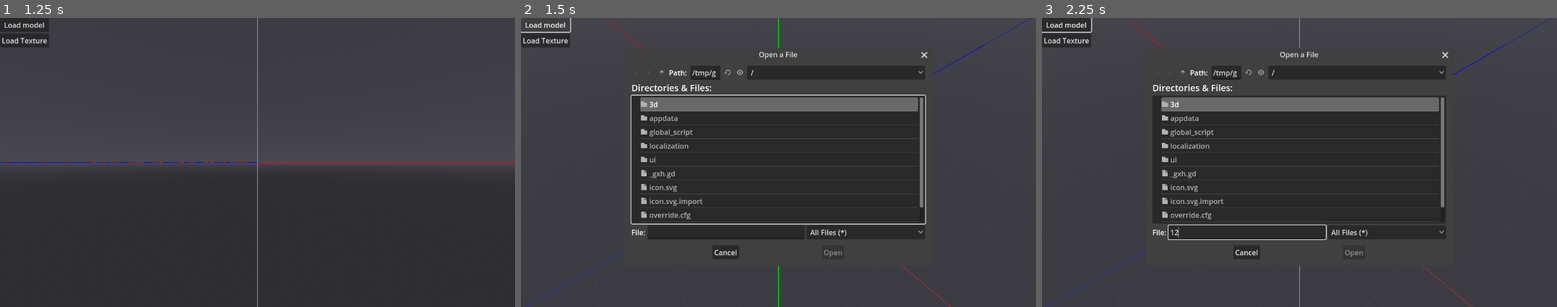
Above: before the commit, frames 1-3 (left to right).
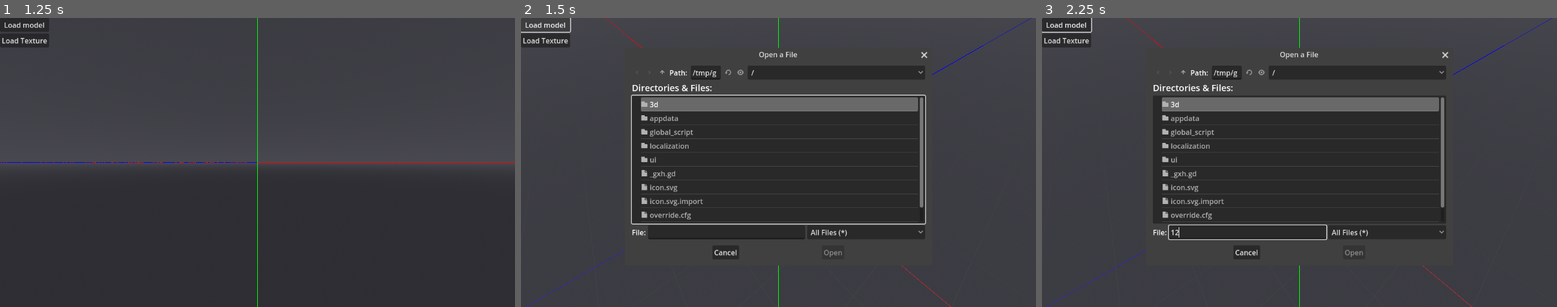
Above: after the commit, the same moments.

Repository: Nusiq/McGdModeling
Game: Godot game, scene res://ui/main/main_menu.tscn
The game is run twice, just before and just after one commit, with the same random seed, the same clock (stepped at 60 frames per second) and the same inputs.
Inputs (mouse positions are in pixels of both pictures, inside the frame that each line leads up to):
- Up to frame 1 (1.25 s): tap Enter at 0.5 s; hold Middle mouse button (gesture.pan_view) from 0.53 s (still down); click (257, 162) at 0.67 s
- Up to frame 2 (1.5 s): release Middle mouse button (gesture.pan_view) at 1.25 s; click "Load model" at 1.25 s
- Up to frame 3 (2.25 s): click (1248, 231) at 2.02 s; type "12" at 2.1 s

Frame 1 is identical in both runs. In frame 2, 1.0% of the frame differs, in the area x 20-64%, y 17-81%; in frame 3, 1.0%.

Commit message:
Consistent way of connecting signals. The code doesn't use strings with names of the signals anymore.

Diff:
--- a/3d/editor_viewport/editor_viewport.gd
+++ b/3d/editor_viewport/editor_viewport.gd
@@ -132,10 +132,10 @@
 		Logging.info(tr("editor_viewport.center_view_to_mouse.no_target"))
 
 func _ready() -> void:
-	mouse_gesture.connect("rotate_gesture", _on_rotate_gesture)
-	mouse_gesture.connect("pan_gesture", _on_pan_gesture)
-	mouse_gesture.connect("zoom_gesture", _on_zoom_gesture)
-	mouse_gesture.connect("reset_gesture", _on_reset_gesture)
+	mouse_gesture.rotate_gesture.connect(_on_rotate_gesture)
+	mouse_gesture.pan_gesture.connect(_on_pan_gesture)
+	mouse_gesture.zoom_gesture.connect(_on_zoom_gesture)
+	mouse_gesture.reset_gesture.connect(_on_reset_gesture)
 
 func _process(_delta: float) -> void:
 	# Check and notify the changes in the global camera transform
--- a/ui/mouse_gesture/mouse_gesture.gd
+++ b/ui/mouse_gesture/mouse_gesture.gd
@@ -36,13 +36,13 @@
 		) / size
 		match current_gesture:
 			Gesture.ROTATING:
-				emit_signal("rotate_gesture", delta_pos)
+				rotate_gesture.emit(delta_pos)
 			Gesture.PANNING:
-				emit_signal("pan_gesture", delta_pos)
+				pan_gesture.emit(delta_pos)
 			Gesture.ZOOMING:
-				emit_signal("zoom_gesture", delta_pos)
+				zoom_gesture.emit(delta_pos)
 	else:
-		emit_signal("reset_gesture")
+		reset_gesture.emit()
 
 ## Called automatically on GUI inputs.
 ## Starts the mouse gestures tracking when the proper key combination is
